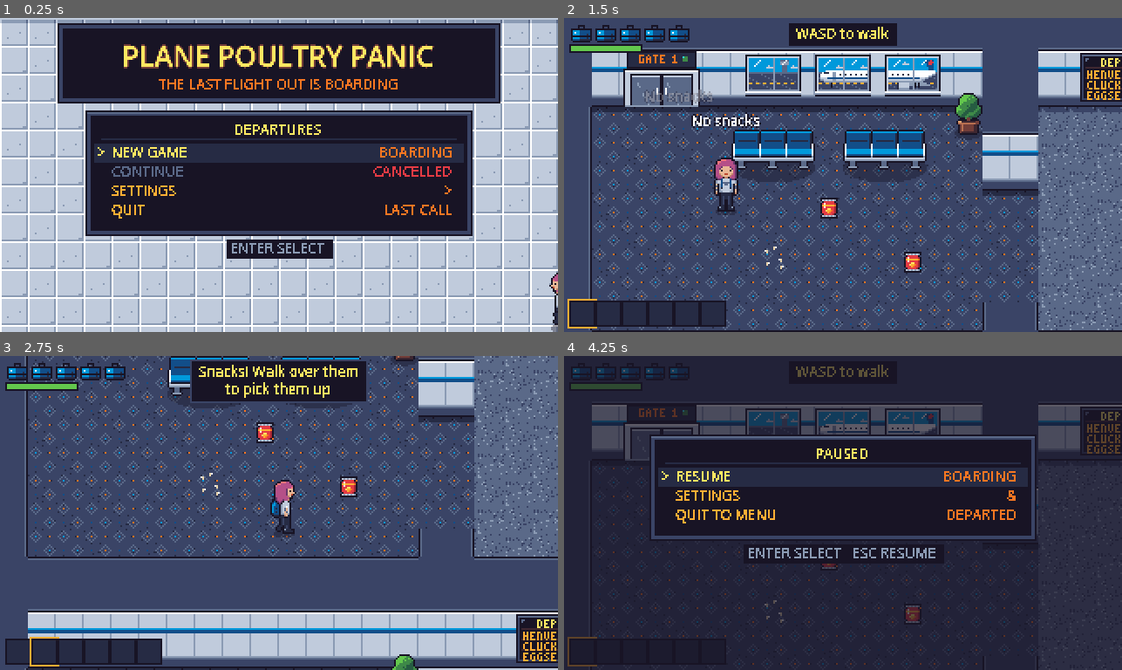
Above: before the commit, frames 1-4 (two rows, left to right).
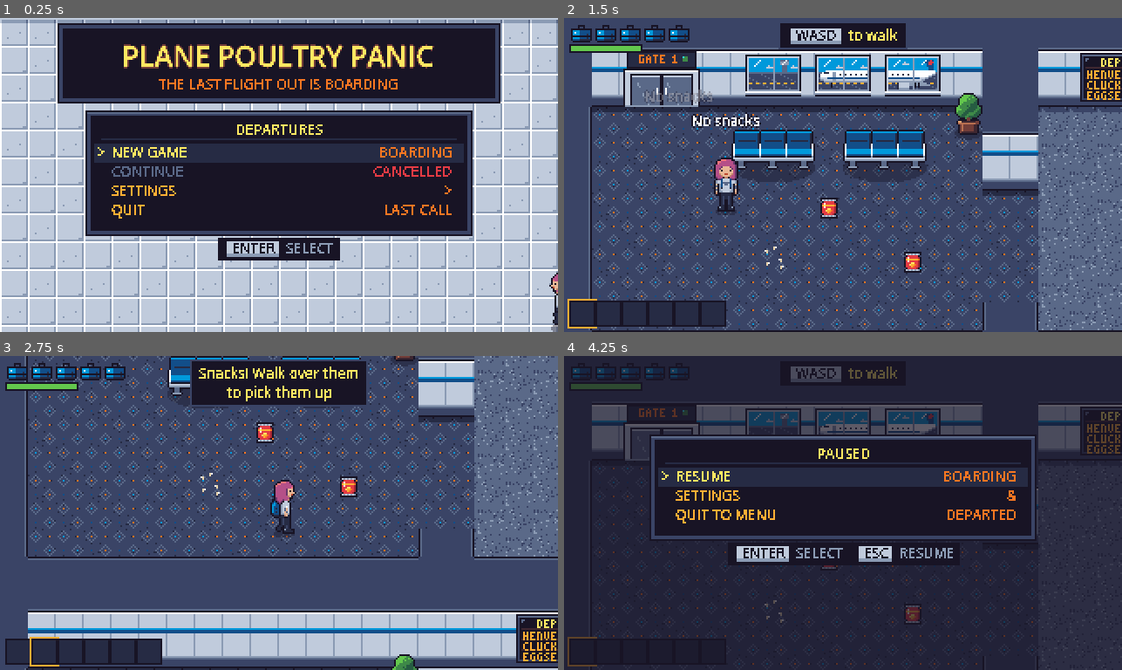
Above: after the commit, the same moments.

Repository: mvdmakesthings/PlanePoultryPanic
Game: Godot game, scene res://scenes/ui/main_menu.tscn
Same seed, same stepped clock (60 frames per second), same inputs: the game is played once before the commit and once after it.
Inputs (mouse positions are in pixels of both pictures, inside the frame that each line leads up to):
- Up to frame 1 (0.25 s): no input
- Up to frame 2 (1.5 s): tap Enter (ui_accept) at 0.5, 0.77, 1.07 s; move the mouse to (965, 159) at 0.52 s; hold D (move_right) 0.53-1.28 s; hold G (drop_item) 0.53-1.28 s; click (965, 159) at 0.67 s; tap E (eat_snack) at 0.8, 1.35 s; move the mouse to (731, 190) at 1.27 s; hold S (move_down) from 1.28 s (still down); click (731, 190) at 1.42 s
- Up to frame 3 (2.75 s): tap Enter (ui_accept) at 1.52, 1.82 s; tap F (interact) at 1.55 s; move the mouse to (334, 443) at 2.02 s; release S (move_down) at 2.03 s; hold D (move_right) from 2.03 s (still down); hold F (interact) from 2.03 s (still down); click (334, 443) at 2.17 s; tap R (next_item) at 2.3 s
- Up to frame 4 (4.25 s): move the mouse to (815, 575) at 2.77 s; release D (move_right) at 2.78 s; release F (interact) at 2.78 s; hold W (move_up) 2.78-3.53 s; tap R (next_item) at 2.85 s; click (815, 575) at 2.92 s; tap Enter (ui_accept) at 3.02, 3.32, 3.77, 4.07 s; tap Q (prev_item) at 3.05 s; move the mouse to (1010, 560) at 3.52 s; hold A (move_left) from 3.53 s (still down); hold Q (prev_item) from 3.53 s (still down); click (1010, 560) at 3.67 s; tap Shift (run) at 3.8 s; tap Escape (pause) at 4.15 s

The runs differ from the first frame. In frame 1, 1.2% of the frame differs, in the area x 39-61%, y 33-78%; in frame 2, 1.1%; in frame 3, 1.2%; in frame 4, 1.8%, in the area x 29-71%, y 2-67%.

Commit message:
Show keyboard or gamepad button icons in every prompt
Prompts, tutorial hints, the retry hint, menu titles and footers, and
the prototype's controls line now name actions in braces, like
"{interact} push", and ButtonGlyphs draws each as an icon for the
device in use: a keycap for the keyboard; for a gamepad, round A, B, X
and Y buttons in their Xbox colors (Steam Deck uses the same) and small
pills for bumpers, Start, Back and the stick.

InputSetup watches the window's raw input, so a press a menu uses still
counts: touching a gamepad switches every prompt to gamepad icons, and
a key or the mouse switches back. A drifting stick doesn't. It starts on
gamepad icons when a controller is already connected. The menus smoke
test covers the switching.

Diff:
--- a/game/scripts/characters/chicken.gd
+++ b/game/scripts/characters/chicken.gd
@@ -705,4 +705,4 @@
 	draw_circle(Vector2.ZERO, 5.0, SHADOW_COLOR)
 	draw_set_transform(Vector2.ZERO)
 	if _show_prompt:
-		InteractPrompt.draw(self, 0.0, -20.0, "F push")
+		InteractPrompt.draw(self, 0.0, -20.0, "{interact} push")
--- a/game/scripts/managers/input_setup.gd
+++ b/game/scripts/managers/input_setup.gd
@@ -1,5 +1,10 @@
 extends Node
-## Registers the default control bindings at startup.
+## Registers the default control bindings at startup, and notices whether
+## the player is using the keyboard or a gamepad so prompts can show the
+## right buttons.
+
+## The player switched between keyboard (and mouse) and a gamepad.
+signal device_changed(gamepad: bool)
 ##
 ## Bindings live in code rather than project.godot so they stay readable in
 ## review. The Settings menu remaps them through SaveSystem.
@@ -51,6 +56,9 @@
 }
 
 const STICK_DEADZONE := 0.2
+## A stick has to move this far to count as switching to the gamepad, so
+## a drifting stick doesn't flip prompts while typing.
+const DEVICE_SWITCH_AXIS := 0.5
 
 ## Extra bindings for the menus' built-in ui_* actions, so WASD and the
 ## gamepad work in every menu too.
@@ -66,6 +74,10 @@
 
 
 func _ready() -> void:
+	process_mode = Node.PROCESS_MODE_ALWAYS
+	get_tree().root.window_input.connect(_on_window_input)
+	# Start with gamepad prompts if one is plugged in (a Steam Deck, say).
+	InputLabels.gamepad = not Input.get_connected_joypads().is_empty()
 	for action: String in KEY_BINDINGS:
 		_ensure_action(action)
 		for key: Key in KEY_BINDINGS[action]:
@@ -96,6 +108,27 @@
 		InputMap.action_add_event(action, event)
 
 	_add_ui_bindings()
+
+
+## Sees every event before any menu or node can handle it, so a press
+## that a menu uses still switches the prompts.
+func _on_window_input(event: InputEvent) -> void:
+	var pad := (event is InputEventJoypadButton and event.is_pressed()) \
+		or (event is InputEventJoypadMotion and absf((event as InputEventJoypadMotion).axis_value) > DEVICE_SWITCH_AXIS)
+	var keyboard := ((event is InputEventKey or event is InputEventMouseButton) and event.is_pressed()) \
+		or (event is InputEventMouseMotion and (event as InputEventMouseMotion).relative.length() > 4.0)
+	if pad and not InputLabels.gamepad:
+		set_gamepad(true)
+	elif keyboard and InputLabels.gamepad:
+		set_gamepad(false)
+
+
+## Switches prompts to gamepad (true) or keyboard (false) buttons.
+func set_gamepad(on: bool) -> void:
+	InputLabels.gamepad = on
+	# Everything that draws a prompt redraws with the other buttons.
+	get_tree().call_group("interactables", "queue_redraw")
+	device_changed.emit(on)
 
 
 ## The key an action starts with (its first default key), or KEY_NONE.
--- a/game/scripts/objects/extinguisher_cabinet.gd
+++ b/game/scripts/objects/extinguisher_cabinet.gd
@@ -50,4 +50,4 @@
 
 func _draw() -> void:
 	if _show_prompt:
-		InteractPrompt.draw(self, SIZE.x / 2.0, -3.0, "F take")
+		InteractPrompt.draw(self, SIZE.x / 2.0, -3.0, "{interact} take")
--- a/game/scripts/objects/hiding_spot.gd
+++ b/game/scripts/objects/hiding_spot.gd
@@ -80,4 +80,4 @@
 
 func _draw() -> void:
 	if _show_prompt:
-		InteractPrompt.draw(self, SIZE.x / 2.0, -3.0, "F leave" if occupant else "F hide")
+		InteractPrompt.draw(self, SIZE.x / 2.0, -3.0, "{interact} leave" if occupant else "{interact} hide")
--- a/game/scripts/objects/locked_door.gd
+++ b/game/scripts/objects/locked_door.gd
@@ -125,4 +125,4 @@
 		return
 	var player := get_tree().get_first_node_in_group("player") as Player
 	var has_key := player != null and player.inventory.has_key_item(key_item)
-	InteractPrompt.draw(self, SIZE.x / 2.0, -3.0, "F unlock" if has_key else "F locked")
+	InteractPrompt.draw(self, SIZE.x / 2.0, -3.0, "{interact} unlock" if has_key else "{interact} locked")
--- a/game/scripts/objects/luggage_cart.gd
+++ b/game/scripts/objects/luggage_cart.gd
@@ -78,4 +78,4 @@
 	draw_circle(Vector2.ZERO, 11.0, SHADOW_COLOR)
 	draw_set_transform(Vector2.ZERO)
 	if _show_prompt:
-		InteractPrompt.draw(self, 0.0, -24.0, "F push")
+		InteractPrompt.draw(self, 0.0, -24.0, "{interact} push")
--- a/game/scripts/objects/suitcase.gd
+++ b/game/scripts/objects/suitcase.gd
@@ -160,4 +160,4 @@
 	draw_circle(Vector2.ZERO, 7.0, SHADOW_COLOR)
 	draw_set_transform(Vector2.ZERO)
 	if _show_prompt:
-		InteractPrompt.draw(self, 0.0, -20.0, "F lift")
+		InteractPrompt.draw(self, 0.0, -20.0, "{interact} lift")
--- a/game/scripts/ui/board_menu.gd
+++ b/game/scripts/ui/board_menu.gd
@@ -63,6 +63,7 @@
 	set_anchors_and_offsets_preset(Control.PRESET_FULL_RECT)
 	mouse_filter = Control.MOUSE_FILTER_STOP
 	visibility_changed.connect(queue_redraw)
+	InputSetup.device_changed.connect(func(_gamepad: bool) -> void: queue_redraw())
 
 
 ## Replaces the items. Keeps the selection on the same id if it's still there.
@@ -228,8 +229,7 @@
 	draw_rect(panel.grow(2), BEZEL)
 	draw_rect(Rect2(panel.position - Vector2(2, 2), Vector2(panel.size.x + 4, 1)), BEZEL_LIGHT)
 	draw_rect(panel, BACK)
-	draw_string(font, panel.position + Vector2(0, 11), InputLabels.format(title), HORIZONTAL_ALIGNMENT_CENTER,
-		panel.size.x, FONT_SIZE, TITLE)
+	ButtonGlyphs.draw_centered(self, font, panel.get_center().x, panel.position.y + 11, title, TITLE)
 	draw_rect(Rect2(panel.position + Vector2(PAD, TITLE_HEIGHT - 3), Vector2(panel.size.x - PAD * 2, 1)), DIVIDER)
 
 	_row_rects.clear()
@@ -254,11 +254,9 @@
 			row.size.x - PAD, FONT_SIZE, status_color)
 
 	if footer != "":
-		var text := InputLabels.format(footer)
-		var width := font.get_string_size(text, HORIZONTAL_ALIGNMENT_LEFT, -1, FONT_SIZE).x
-		draw_rect(Rect2(roundf(panel.get_center().x - width / 2.0) - 3, panel.end.y + 5, width + 6, 11), BACK)
-		draw_string(font, Vector2(panel.position.x, panel.end.y + 13), text,
-			HORIZONTAL_ALIGNMENT_CENTER, panel.size.x, FONT_SIZE, FOOTER)
+		var width := ButtonGlyphs.width(font, footer)
+		draw_rect(Rect2(roundf(panel.get_center().x - width / 2.0) - 3, panel.end.y + 4, width + 6, 13), BACK)
+		ButtonGlyphs.draw_centered(self, font, panel.get_center().x, panel.end.y + 13, footer, FOOTER)
 
 
 func _scramble(text: String) -> String:
--- /dev/null
+++ b/game/scripts/ui/button_glyphs.gd
@@ -0,0 +1,110 @@
+class_name ButtonGlyphs
+extends RefCounted
+## Draws text with button icons in it. Write an action in braces, like
+## "{interact} push", and it's drawn as the button for the device the
+## player is using (see InputLabels): a keycap for the keyboard, a colored
+## round button for a gamepad's A, B, X and Y, and a small dark pill for
+## anything else (bumpers, Start, the stick).
+
+const FONT_SIZE := 8
+## Glyphs sit on the text's baseline, this tall, from 7px above it.
+const HEIGHT := 9.0
+const GAP := 2.0
+const OUTLINE := Color("181425")
+const KEYCAP := Color("c0cbdc")
+const KEYCAP_SHADE := Color("8b9bb4")
+const PILL := Color("3a4466")
+const PILL_TEXT := Color("ffffff")
+## Xbox colors, which Steam Deck's buttons share.
+const FACE_COLORS := {
+	"A": Color("63c74d"), "B": Color("e43b44"), "X": Color("0099db"), "Y": Color("feae34"),
+}
+
+static var _token := RegEx.create_from_string("\\{(\\w+)\\}")
+
+
+## How wide text will be when drawn, glyphs included.
+static func width(font: Font, text: String) -> float:
+	var total := 0.0
+	for part in _parts(text):
+		if part["glyph"]:
+			total += _glyph_width(font, part["text"]) + GAP * 2.0
+		else:
+			total += font.get_string_size(part["text"], HORIZONTAL_ALIGNMENT_LEFT, -1, FONT_SIZE).x
+	return total
+
+
+## Draws text starting at pos (the left end of its baseline). outline, if
+## not transparent, rings the plain text for readability over the game.
+static func draw(canvas: CanvasItem, font: Font, pos: Vector2, text: String, color: Color,
+		outline := Color.TRANSPARENT) -> void:
+	var x := pos.x
+	for part in _parts(text):
+		if part["glyph"]:
+			x += GAP
+			x += _draw_glyph(canvas, font, Vector2(x, pos.y), part["text"])
+			x += GAP
+		else:
+			if outline.a > 0.0:
+				canvas.draw_string_outline(font, Vector2(x, pos.y), part["text"], HORIZONTAL_ALIGNMENT_LEFT, -1, FONT_SIZE, 2, outline)
+			canvas.draw_string(font, Vector2(x, pos.y), part["text"], HORIZONTAL_ALIGNMENT_LEFT, -1, FONT_SIZE, color)
+			x += font.get_string_size(part["text"], HORIZONTAL_ALIGNMENT_LEFT, -1, FONT_SIZE).x
+
+
+## Draws text centered on center_x.
+static func draw_centered(canvas: CanvasItem, font: Font, center_x: float, baseline: float, text: String,
+		color: Color, outline := Color.TRANSPARENT) -> void:
+	var left := roundf(center_x - width(font, text) / 2.0)
+	draw(canvas, font, Vector2(left, baseline), text, color, outline)
+
+
+## Splits text into plain runs and glyphs: [{"glyph": bool, "text": label}].
+static func _parts(text: String) -> Array[Dictionary]:
+	var parts: Array[Dictionary] = []
+	var at := 0
+	for found in _token.search_all(text):
+		if found.get_start() > at:
+			parts.append({"glyph": false, "text": text.substr(at, found.get_start() - at)})
+		parts.append({"glyph": true, "text": InputLabels.label(found.get_string(1))})
+		at = found.get_end()
+	if at < text.length():
+		parts.append({"glyph": false, "text": text.substr(at)})
+	return parts
+
+
+static func _glyph_width(font: Font, label: String) -> float:
+	if InputLabels.gamepad and FACE_COLORS.has(label):
+		return HEIGHT
+	return font.get_string_size(label, HORIZONTAL_ALIGNMENT_LEFT, -1, FONT_SIZE).x + 5.0
+
+
+## Draws one glyph with its left edge at pos.x on the baseline pos.y;
+## returns its width.
+static func _draw_glyph(canvas: CanvasItem, font: Font, pos: Vector2, label: String) -> float:
+	var w := _glyph_width(font, label)
+	var box := Rect2(pos.x, pos.y - 7.0, w, HEIGHT)
+	var text_x := box.position.x + 3.0
+	if InputLabels.gamepad and FACE_COLORS.has(label):
+		# A round face button: a square with its corners cut, outlined.
+		_rounded(canvas, box.grow(1.0), OUTLINE)
+		_rounded(canvas, box, FACE_COLORS[label])
+		var text_color := OUTLINE if label == "Y" else PILL_TEXT
+		canvas.draw_string(font, Vector2(box.position.x, pos.y), label, HORIZONTAL_ALIGNMENT_CENTER, w, FONT_SIZE, text_color)
+		return w
+	if InputLabels.gamepad:
+		_rounded(canvas, box.grow(1.0), OUTLINE)
+		_rounded(canvas, box, PILL)
+		canvas.draw_string(font, Vector2(text_x, pos.y), label, HORIZONTAL_ALIGNMENT_LEFT, -1, FONT_SIZE, PILL_TEXT)
+		return w
+	# A keycap: light top, a darker bottom edge where the key's side shows.
+	canvas.draw_rect(box.grow(1.0), OUTLINE)
+	canvas.draw_rect(box, KEYCAP_SHADE)
+	canvas.draw_rect(Rect2(box.position, Vector2(box.size.x, box.size.y - 2.0)), KEYCAP)
+	canvas.draw_string(font, Vector2(text_x, pos.y), label, HORIZONTAL_ALIGNMENT_LEFT, -1, FONT_SIZE, OUTLINE)
+	return w
+
+
+## A rectangle with its four corner pixels cut off, so it reads as round.
+static func _rounded(canvas: CanvasItem, rect: Rect2, color: Color) -> void:
+	canvas.draw_rect(Rect2(rect.position + Vector2(1, 0), rect.size - Vector2(2, 0)), color)
+	canvas.draw_rect(Rect2(rect.position + Vector2(0, 1), rect.size - Vector2(0, 2)), color)
--- a/game/scripts/ui/game_menus.gd
+++ b/game/scripts/ui/game_menus.gd
@@ -34,6 +34,7 @@
 	_settings = SettingsMenu.new()
 	add_child(_settings)
 	_settings.closed.connect(_on_settings_closed)
+	InputSetup.device_changed.connect(func(_gamepad: bool) -> void: queue_redraw())
 	hide()
 
 
@@ -136,9 +137,7 @@
 	if _hint == "":
 		return
 	var font := get_theme_default_font()
-	var lines := InputLabels.format(_hint).split("\n")
 	var y := 34.0
-	for line in lines:
-		draw_string_outline(font, Vector2(0, y), line, HORIZONTAL_ALIGNMENT_CENTER, size.x, 8, 2, HINT_OUTLINE)
-		draw_string(font, Vector2(0, y), line, HORIZONTAL_ALIGNMENT_CENTER, size.x, 8, HINT)
-		y += 10.0
+	for line in _hint.split("\n"):
+		ButtonGlyphs.draw_centered(self, font, size.x / 2.0, y, line, HINT, HINT_OUTLINE)
+		y += 11.0
--- a/game/scripts/ui/hud.gd
+++ b/game/scripts/ui/hud.gd
@@ -17,7 +17,7 @@
 const SLOT_SIZE := 14.0
 const SLOT_GAP := 1.0
 const FONT_SIZE := 8
-const CONTROLS_HINT := "SPACE use  Q/R switch  E eat  F act  G drop"
+const CONTROLS_HINT := "{use_item}use {prev_item}{next_item}switch {eat_snack}eat {interact}act {drop_item}drop"
 ## Tutorial hints use the departure-board look: dark panel, yellow text.
 const HINT_BACK := Color("181425")
 const HINT_EDGE := Color("3a4466")
@@ -43,6 +43,18 @@
 		_icons[item] = load(Inventory.KEY_ITEMS[item]["icon"])
 
 
+func _enter_tree() -> void:
+	InputSetup.device_changed.connect(_on_device_changed)
+
+
+func _exit_tree() -> void:
+	InputSetup.device_changed.disconnect(_on_device_changed)
+
+
+func _on_device_changed(_gamepad: bool) -> void:
+	queue_redraw()
+
+
 func bind_player(player: Player) -> void:
 	_player = player
 	player.health_changed.connect(_on_health_changed)
@@ -56,11 +68,10 @@
 
 
 ## Shows a tutorial hint at the top of the screen ("" hides it). Action
-## names in braces become their buttons, like "{run}" -> "SHIFT".
+## names in braces are drawn as their buttons, like "{run}" -> [SHIFT].
 func show_hint(text: String) -> void:
-	var formatted := InputLabels.format(text)
-	if formatted != _hint:
-		_hint = formatted
+	if text != _hint:
+		_hint = text
 		queue_redraw()
 
 
@@ -87,7 +98,9 @@
 
 	if _player:
 		_draw_inventory(font)
-	_draw_text(font, Vector2(0, size.y - 5), controls_hint, HORIZONTAL_ALIGNMENT_RIGHT, size.x - 4)
+	if controls_hint != "":
+		var hint_x := size.x - 4 - ButtonGlyphs.width(font, controls_hint)
+		ButtonGlyphs.draw(self, font, Vector2(hint_x, size.y - 5), controls_hint, TEXT, TEXT_OUTLINE)
 	if _hint != "":
 		_draw_hint(font)
 
@@ -101,19 +114,21 @@
 			y += 12.0
 
 
-## A dark panel centered at the top, one line of yellow text per hint line.
+## A dark panel centered at the top, one line of yellow text per hint line,
+## with buttons drawn as glyphs.
 func _draw_hint(font: Font) -> void:
 	var lines := _hint.split("\n")
 	var width := 0.0
 	for line in lines:
-		width = maxf(width, font.get_string_size(line, HORIZONTAL_ALIGNMENT_LEFT, -1, FONT_SIZE).x)
-	var panel := Rect2(roundf((size.x - width) / 2.0) - 4, 3, width + 8, lines.size() * 10 + 3)
+		width = maxf(width, ButtonGlyphs.width(font, line))
+	# Lines are a little taller than the text so button glyphs fit.
+	var panel := Rect2(roundf((size.x - width) / 2.0) - 4, 3, width + 8, lines.size() * 11 + 3)
 	draw_rect(panel.grow(1), HINT_EDGE)
 	draw_rect(panel, HINT_BACK)
-	var y := panel.position.y + 9
+	var y := panel.position.y + 10
 	for line in lines:
-		draw_string(font, Vector2(panel.position.x, y), line, HORIZONTAL_ALIGNMENT_CENTER, panel.size.x, FONT_SIZE, HINT_TEXT)
-		y += 10
+		ButtonGlyphs.draw_centered(self, font, panel.get_center().x, y, line, HINT_TEXT)
+		y += 11
 
 
 ## One suitcase per Player.SUITCASE health units; partly lost suitcases are
--- a/game/scripts/ui/input_labels.gd
+++ b/game/scripts/ui/input_labels.gd
@@ -1,11 +1,13 @@
 class_name InputLabels
 extends RefCounted
-## Names the button bound to an action ("F", "SPACE"), so prompts and hints
-## always match the player's bindings. Text can name actions in braces,
-## like "{interact} push", and format() fills in the buttons.
+## Names the button bound to an action ("F", "SPACE", or "B" on a gamepad),
+## so prompts and hints always match the player's bindings and the device
+## they're using. Text can name actions in braces, like "{interact} push";
+## format() fills in the names and ButtonGlyphs draws them as buttons.
 
 ## Actions that are really a group of bindings, named as one.
 const GROUPS := {"move": "WASD"}
+const PAD_GROUPS := {"move": "L-STICK"}
 ## Shorter names for keys whose full names crowd a prompt.
 const SHORT := {"ESCAPE": "ESC", "ENTER": "ENTER", "BACKSPACE": "BKSP"}
 
@@ -19,10 +21,20 @@
 	JOY_BUTTON_DPAD_LEFT: "D-LEFT", JOY_BUTTON_DPAD_RIGHT: "D-RIGHT",
 }
 
+## True while the player is using a gamepad (InputSetup watches for it).
+static var gamepad := false
+
 static var _token := RegEx.create_from_string("\\{(\\w+)\\}")
 
 
 static func label(action: String) -> String:
+	if gamepad:
+		if PAD_GROUPS.has(action):
+			return PAD_GROUPS[action]
+		if InputMap.has_action(action):
+			for event in InputMap.action_get_events(action):
+				if event is InputEventJoypadButton:
+					return button_name((event as InputEventJoypadButton).button_index)
 	if GROUPS.has(action):
 		return GROUPS[action]
 	if not InputMap.has_action(action):
--- a/game/scripts/ui/interact_prompt.gd
+++ b/game/scripts/ui/interact_prompt.gd
@@ -1,17 +1,13 @@
 class_name InteractPrompt
 extends RefCounted
-## Draws the small "F push" style prompt above things the player can use.
+## Draws the small "[F] push" style prompt above things the player can use.
+## Write the button as an action in braces, like "{interact} push"; it's
+## drawn as the right button for the keyboard or gamepad (ButtonGlyphs).
 
 const COLOR := Color("ffffff")
 const OUTLINE := Color("181425")
-const FONT_SIZE := 8
-## Wide enough for any short prompt, so text is never clipped.
-const WIDTH := 56.0
 
 
 ## Draws text centered on center_x, with its baseline at y, onto any canvas item.
 static func draw(canvas: CanvasItem, center_x: float, y: float, text: String) -> void:
-	var font := ThemeDB.fallback_font
-	var pos := Vector2(center_x - WIDTH / 2.0, y)
-	canvas.draw_string_outline(font, pos, text, HORIZONTAL_ALIGNMENT_CENTER, WIDTH, FONT_SIZE, 2, OUTLINE)
-	canvas.draw_string(font, pos, text, HORIZONTAL_ALIGNMENT_CENTER, WIDTH, FONT_SIZE, COLOR)
+	ButtonGlyphs.draw_centered(canvas, ThemeDB.fallback_font, center_x, y, text, COLOR, OUTLINE)
--- a/game/scripts/ui/settings_menu.gd
+++ b/game/scripts/ui/settings_menu.gd
@@ -33,7 +33,7 @@
 	_settings.title = "SETTINGS"
 	_settings.panel_top = 34.0
 	_settings.flicker = false
-	_settings.footer = "{ui_accept} SELECT   ARROWS ADJUST   {ui_cancel} BACK"
+	_settings.footer = "{ui_accept} SELECT  {ui_left}{ui_right} ADJUST  {ui_cancel} BACK"
 	add_child(_settings)
 	_settings.chosen.connect(_on_settings_chosen)
 	_settings.changed.connect(_on_settings_changed)
--- a/game/tests/level_01_smoke.gd
+++ b/game/tests/level_01_smoke.gd
@@ -52,7 +52,7 @@
 			"checkpoint", "level_clear", "ui_move", "ui_confirm", "ui_back"]:
 		_check(ResourceLoader.exists(AudioManager.SFX_DIR + sound + ".wav"), "the %s sound exists" % sound)
 	await get_tree().physics_frame
-	_check(hud._hint.contains("WASD"), "the first hint teaches moving")
+	_check(hud._hint.contains("{move}"), "the first hint teaches moving")
 
 	# The north wall stops the player below its face.
 	await _hold(["move_up"], 1.0)
--- a/game/tests/menus_smoke.gd
+++ b/game/tests/menus_smoke.gd
@@ -22,6 +22,7 @@
 	await _main_menu_tests()
 	await _settings_tests()
 	await _remap_tests()
+	await _device_tests()
 
 	SaveSystem.reset_controls()
 	SaveSystem.delete_game()
@@ -135,6 +136,46 @@
 	menu.queue_free()
 
 
+## Prompts follow the device: a gamepad press switches them to gamepad
+## buttons, a key press switches them back.
+func _device_tests() -> void:
+	var switches := [0]
+	var count := func(_gamepad: bool) -> void: switches[0] += 1
+	InputSetup.device_changed.connect(count)
+	var keyboard_width := ButtonGlyphs.width(ThemeDB.fallback_font, "{interact} push")
+	var button := InputEventJoypadButton.new()
+	button.button_index = JOY_BUTTON_A
+	button.pressed = true
+	Input.parse_input_event(button)
+	Input.flush_buffered_events()
+	await get_tree().process_frame
+	_check(InputLabels.gamepad, "pressing a gamepad button switches prompts to the gamepad")
+	_check(InputLabels.label("interact") == "B" and InputLabels.label("eat_snack") == "X",
+		"gamepad prompts name the gamepad buttons")
+	_check(InputLabels.label("move") == "L-STICK", "the gamepad's move prompt is the left stick")
+	var pad_width := ButtonGlyphs.width(ThemeDB.fallback_font, "{interact} push")
+	_check(pad_width != keyboard_width, "prompts are drawn with gamepad glyphs")
+	var stick := InputEventJoypadMotion.new()
+	stick.axis = JOY_AXIS_LEFT_X
+	stick.axis_value = 0.2
+	var key := InputEventKey.new()
+	key.physical_keycode = KEY_D
+	key.pressed = true
+	Input.parse_input_event(key)
+	Input.flush_buffered_events()
+	await get_tree().process_frame
+	_check(not InputLabels.gamepad and InputLabels.label("interact") == "F", "a key press switches prompts back to the keyboard")
+	Input.parse_input_event(stick)
+	Input.flush_buffered_events()
+	await get_tree().process_frame
+	_check(not InputLabels.gamepad, "a slightly drifting stick doesn't switch to the gamepad")
+	_check(switches[0] == 2, "each switch is announced once")
+	InputSetup.device_changed.disconnect(count)
+	var release := InputEventKey.new()
+	release.physical_keycode = KEY_D
+	Input.parse_input_event(release)
+
+
 func _fresh_menu() -> Node:
 	await get_tree().process_frame
 	var menu := MAIN_MENU.instantiate()
Not shown, added: game/scripts/ui/button_glyphs.gd.uid
Not shown, changed: docs/game-design-document.md
Not shown, changed: docs/roadmap.md
